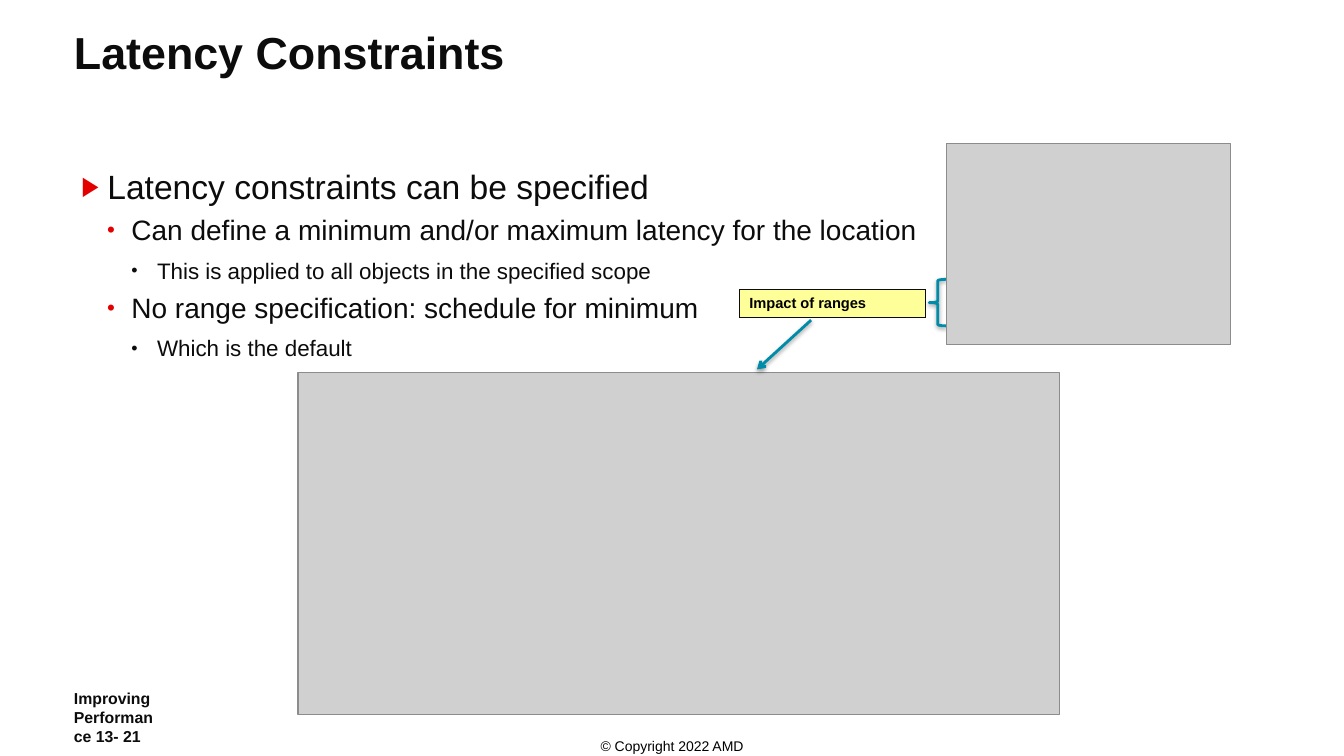
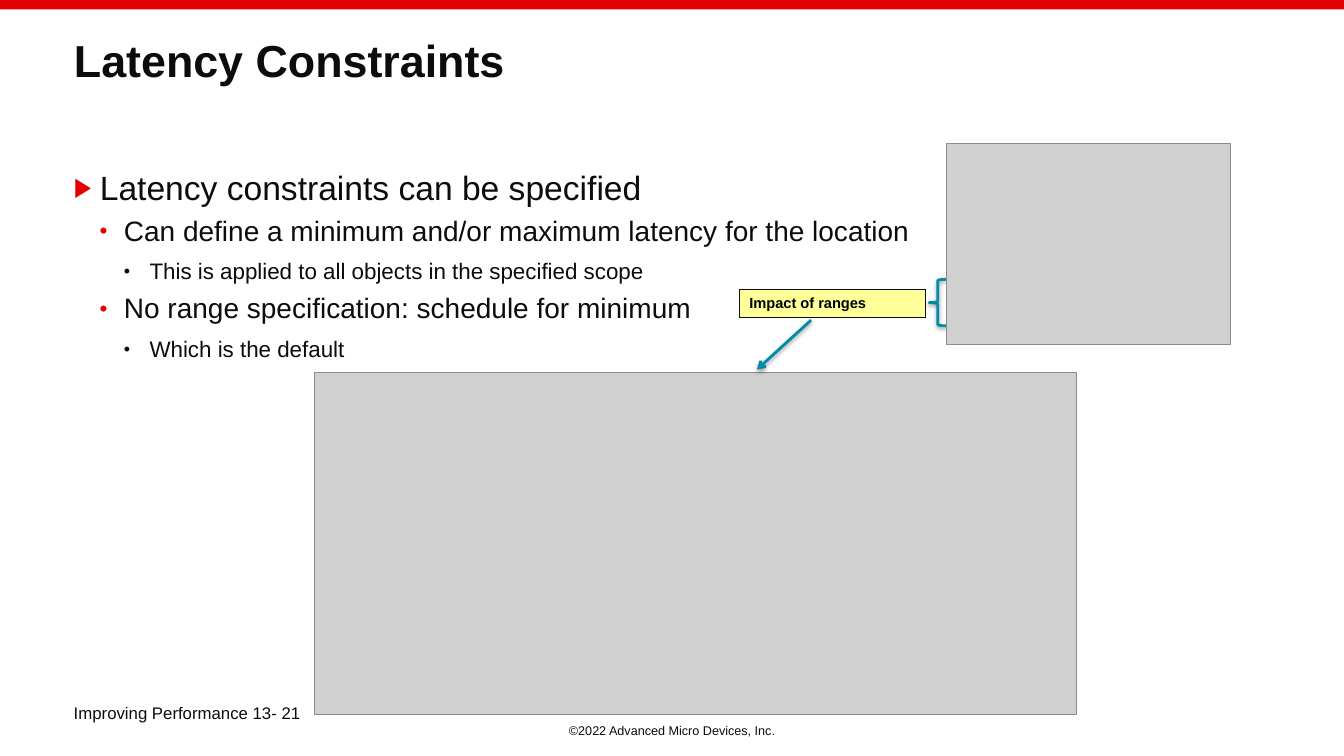
Before and after one commit to ChunxuGuo/High-Level-Synthesis-Flow-on-Zynq-using-Vitis-HLS, a slide deck: slide 21 of vitis_slides/13_Improving_Performance.PPTX. Drawn at 1344x756 pixels with LibreOffice and Linux fonts; fonts in the diff are those of the drawing; grey boxes stand for pictures; background and template pictures are left out. Boxes give left, top, right and bottom in pixels: in the first picture for what was removed or moved away, otherwise in the second. Text is boxed around its words. In the diff, an @@ line names an element or a change of style, - is before the commit and + after.

```diff
--- a/vitis_slides/13_Improving_Performance.PPTX
+++ b/vitis_slides/13_Improving_Performance.PPTX
@@ rectangle added at (0,0,1344,9), fill #E20000 @@
@@ title "Latency Constraints": place and size @@
-title "Latency Constraints" at (74,36,505,78)
+title "Latency Constraints" at (74,44,505,86)
@@ text "Latency constraints can be specified": place and size @@
-text "Latency constraints can be specified" at (107,174,917,357)
+text "Latency constraints can be specified" at (100,175,909,358)
@@ picture: place and size @@
-picture at (298,372,1060,714)
+picture at (315,372,1076,714)
@@ text at (74,707,301,723): size 11.3 to 12 pt, bold off; vertical alignment middle to top @@
@@ text at (569,726,775,737): text changed; size 10 to 9 pt; text colour #000000 to #0C0C0C @@
-© Copyright 2022 AMD
+©2022 Advanced Micro Devices, Inc.
```
Also in this commit, not shown: 84 other slides changed, 2 slides added, 9 other files.
